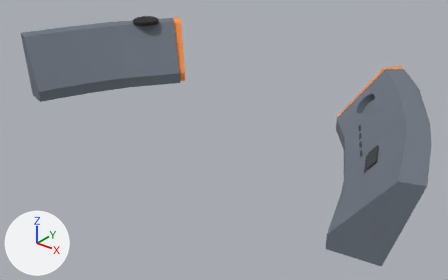
Renders of the glTF model assets/models/stations/pilot_station/pilot_station_strip.glb from each side of a commit.
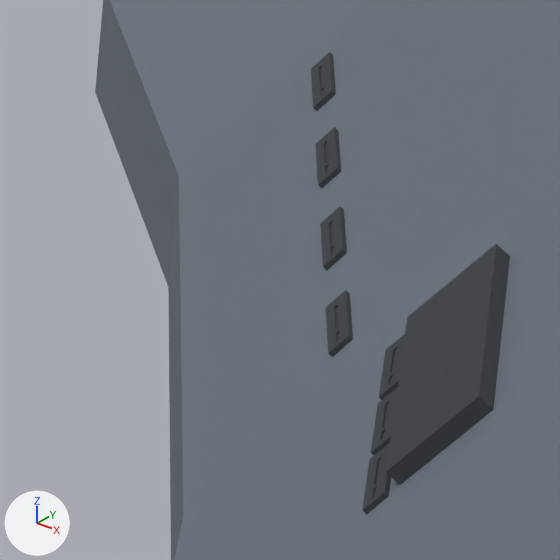
Each version is shown whole from a 50 mm camera at (1.846, -1.994, 1.77) aimed at (0.122, 0.162, 0.433), then close up on the part from 73% to 86% of the width and 43% to 64% of the height. Every picture has the same lights, and +X, +Y and +Z are marked at lower left. The first two pictures are the older version. Vertices at exactly the same position are counted once.

Before the edit, the objects in view are built like this:
```python
me_pilotstrip = bpy.data.meshes.new('PilotStrip')
me_pilotstrip.from_pydata(...)  # 333 vertices, 637 faces; spans x -1.2..1.28, y -0.36..0.78, z 0.44..0.8
# faces by material slot: [32, 193, 320, 92]
me_pilotstrip.materials.append(mat_control_interface)  # orange #ff9040
me_pilotstrip.materials.append(mat_interior_panel)  # grey #6e7681
me_pilotstrip.materials.append(mat_interior_dark)  # dark grey #3b3e43
me_pilotstrip.materials.append(mat_trim_black)  # black #1b1c20
ob_pilotstrip = bpy.data.objects.new('PilotStrip', me_pilotstrip)
ob_pilotstrip.location = (0.0, 0.0, 0.0)
```
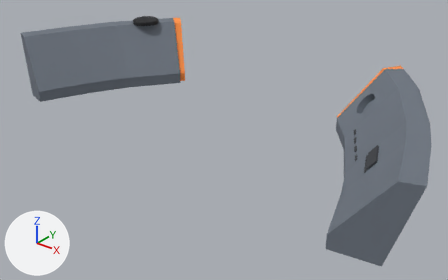
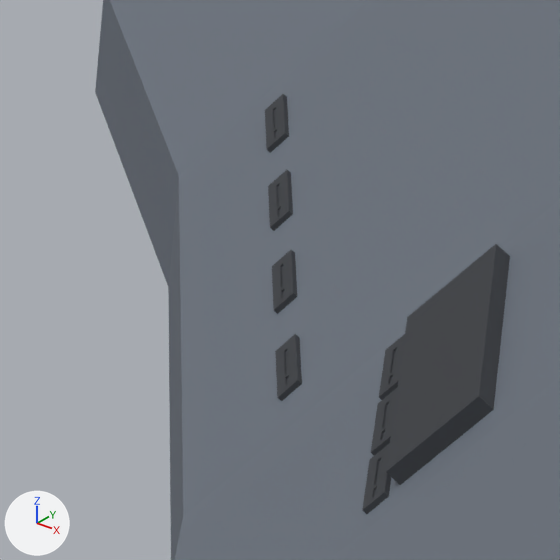
Pixel boxes (x1, y1, x2, y2) of what changed, in the close-ups (560 x 560 px; the box of a moved part takes in the faces that stretch with it):
part 1 of me_pilotstrip, moved or reshaped
    before: (311, 52, 336, 111)
    after: (265, 94, 289, 153)
part 2 of me_pilotstrip, moved or reshaped
    before: (315, 127, 341, 188)
    after: (268, 170, 293, 231)
part 3 of me_pilotstrip, moved or reshaped
    before: (320, 207, 347, 270)
    after: (272, 250, 297, 314)
part 4 of me_pilotstrip, moved or reshaped
    before: (326, 290, 353, 357)
    after: (275, 334, 302, 401)

What the commit changed:
me_pilotstrip has 333 vertices, 637 faces and spans x -1.2..1.28, y -0.36..0.78, z 0.44..0.8.
me_pilotstrip is used by ob_pilotstrip; location (0.0, 0.0, 0.0).
me_pilotstrip part 1: the loose piece of 24 vertices spanning x 0.72..0.75, y 0.35..0.39, z 0.6..0.61 is moved by (-0.02, -0.01, -0.02).
me_pilotstrip part 2: the loose piece of 24 vertices spanning x 0.76..0.79, y 0.27..0.32, z 0.6..0.61 is moved by (-0.02, -0.01, -0.02).
me_pilotstrip part 3: the loose piece of 24 vertices spanning x 0.8..0.83, y 0.2..0.24, z 0.6..0.61 is scaled about its middle by (0.97, 0.997, 0.532), then moved by (-0.02, -0.01, -0.02).
me_pilotstrip part 4: the loose piece of 24 vertices spanning x 0.84..0.87, y 0.13..0.17, z 0.6..0.61 is moved by (-0.02, -0.01, -0.02).
